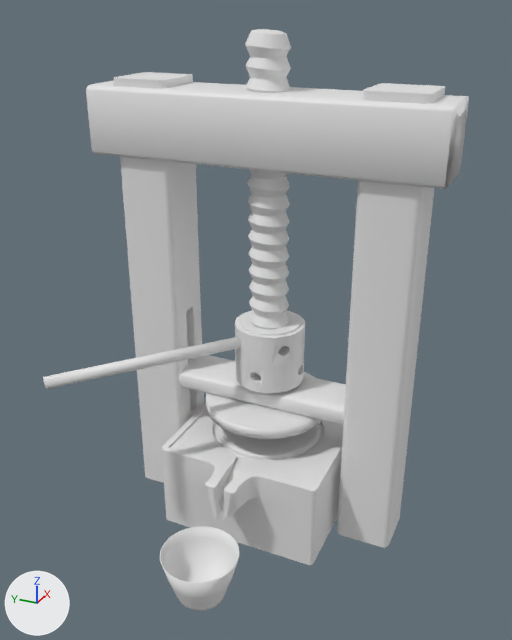
A saved change to the Blender file app_0.2/assets/models/models/m_presse2.blend.
The view is the same before and after, from a camera (50 mm lens) standing at (-4.22, -1.95, 3.83) and looking at (-0.17, -0.13, 1.81). The lights are fixed; the arrows at lower left show +X, +Y and +Z.

In view in the first picture: 'm_bassinoire', 'm_baton', 'm_maie', 'm_planche_1', 'm_planche_2', 'm_planche_vertical', 'm_presse.001', 'm_socle', 'm_vis'.
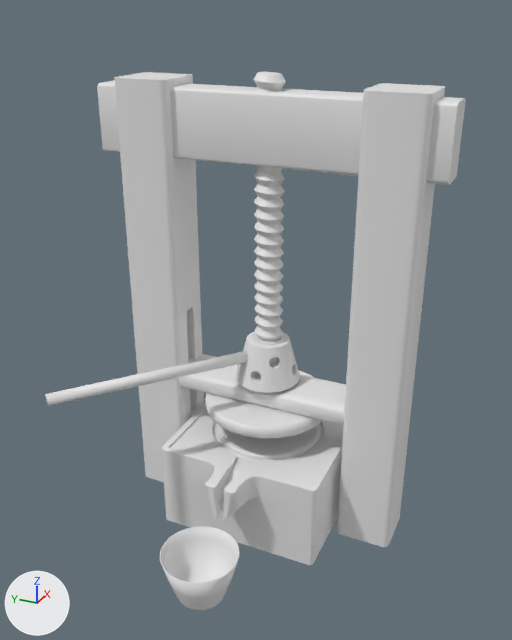
ob_cylinder_001 is not drawn itself; it is used by a modifier of ob_m_planche_1.

Location of each change, [x1, y1, x2, y2] in pixels of the pictures (512 x 640 px):
```json
{"object": "m_planche_vertical", "change": "rescaled", "before": [114, 72, 445, 548], "after": [114, 72, 445, 547]}
{"object": "m_planche_1", "change": "rescaled, reshaped", "before": [86, 80, 469, 189], "after": [97, 80, 466, 185]}
{"object": "m_vis", "change": "deleted", "before": [245, 29, 291, 329]}
{"object": "Torus", "change": "added", "after": [254, 72, 286, 341]}
{"object": "m_baton", "change": "moved", "before": [43, 337, 242, 389], "after": [45, 351, 249, 406]}
{"object": "m_presse.001", "change": "hidden", "before": [235, 310, 305, 393]}
{"object": "Cylinder", "change": "added", "after": [236, 331, 300, 393]}
```

Edits to the scene script, one JSON object a line:
```json
{"block": "me_cube_003", "where": "me_cube_003.from_pydata(...)  # 64 vertices, 50 faces; spans x -1.0..1.0, y -3.1..1.0, z -1.0..1.0"}
{"block": "me_cube_003", "where": "# used by ob_m_planche_1; location = (0.241, -0.031, 3.153); rotation_euler = (1.571, 0.0, 0.0), in degrees (90, 0, 0); scale = (0.274, 0.117, 1.25)"}
{"block": "me_cube_003", "change": "me_cube_003 part 1: edges marked sharp go from 0 to 43"}
{"op": "add", "block": "me_cylinder_003", "code": ["me_cylinder_003 = bpy.data.meshes.new('Cylinder.003')", "me_cylinder_003.from_pydata(...)  # a 32-sided cylinder along z spanning x -1.0..1.0, y -1.0..1.0, z -1.0..1.0"]}
{"op": "add", "block": "me_cylinder", "code": ["me_cylinder = bpy.data.meshes.new('Cylinder')", "me_cylinder.from_pydata(...)  # 575 vertices, 369 faces; spans x -0.363..0.362, y -0.362..0.363, z -0.361..0.138", "me_cylinder.polygons.foreach_set('use_smooth', [True] * 369)"]}
{"op": "add", "block": "me_torus", "code": ["me_torus = bpy.data.meshes.new('Torus')", "me_torus.from_pydata(...)  # 2079 vertices, 1387 faces; spans x -0.16..0.16, y -0.15..0.26, z -0.06..2.8", "me_torus.polygons.foreach_set('use_smooth', [True] * 1387)"]}
{"op": "set", "path": "ob_m_baton.location", "old": "(-0.451, 0.519, 1.492)", "new": "(-0.451, 0.519, 1.36)"}
{"op": "set", "path": "ob_m_planche_1.scale", "old": "(0.274, 0.117, 1.25)", "new": "(0.144, 0.117, 1.25)"}
{"op": "set", "path": "ob_m_planche_vertical.scale", "old": "(0.216, 0.208, 1.62)", "new": "(0.212, 0.208, 1.62)"}
{"op": "remove", "block": "ob_m_vis", "code": ["ob_m_vis = bpy.data.objects.new('m_vis', me_twistedtorus_001)", "ob_m_vis.location = (0.231, -0.043, 3.711)", "ob_m_vis.rotation_euler = (0.0755, 0.000836, 0.0238)  # degrees (4.3, 0, 1.4)", "ob_m_vis.scale = (0.564, 0.564, 0.564)"]}
{"op": "add", "block": "ob_m_presse_001", "code": "ob_m_presse_001.hide_set(True)"}
{"op": "add", "block": "ob_cylinder_001", "code": ["ob_cylinder_001 = bpy.data.objects.new('Cylinder.001', me_cylinder_003)", "ob_cylinder_001.location = (0.23, -0.0513, 1.902)", "ob_cylinder_001.scale = (0.101, 0.101, 1.38)", "ob_cylinder_001.hide_set(True)"]}
{"op": "add", "block": "ob_cylinder", "code": ["ob_cylinder = bpy.data.objects.new('Cylinder', me_cylinder)", "ob_cylinder.location = (0.232, -0.051, 1.392)", "ob_cylinder.scale = (0.688, 0.688, 0.688)"]}
{"op": "add", "block": "ob_torus", "code": ["ob_torus = bpy.data.objects.new('Torus', me_torus)", "ob_torus.location = (0.232, -0.059, 1.521)", "ob_torus.rotation_euler = (0.0319, 0.0, 0.0)  # degrees (1.8, 0, 0)", "ob_torus.scale = (0.661, 0.661, 0.661)"]}
```
